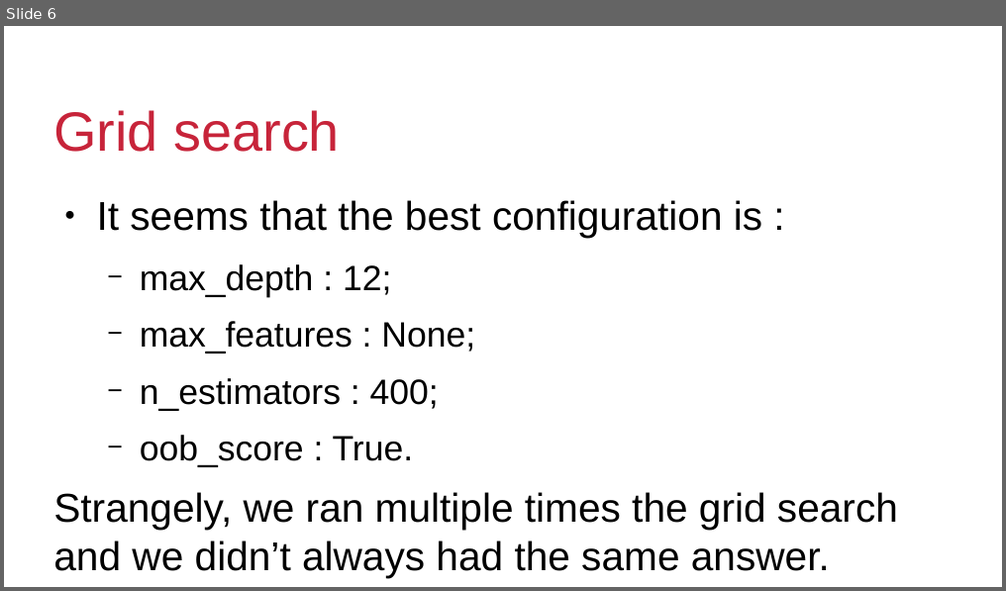
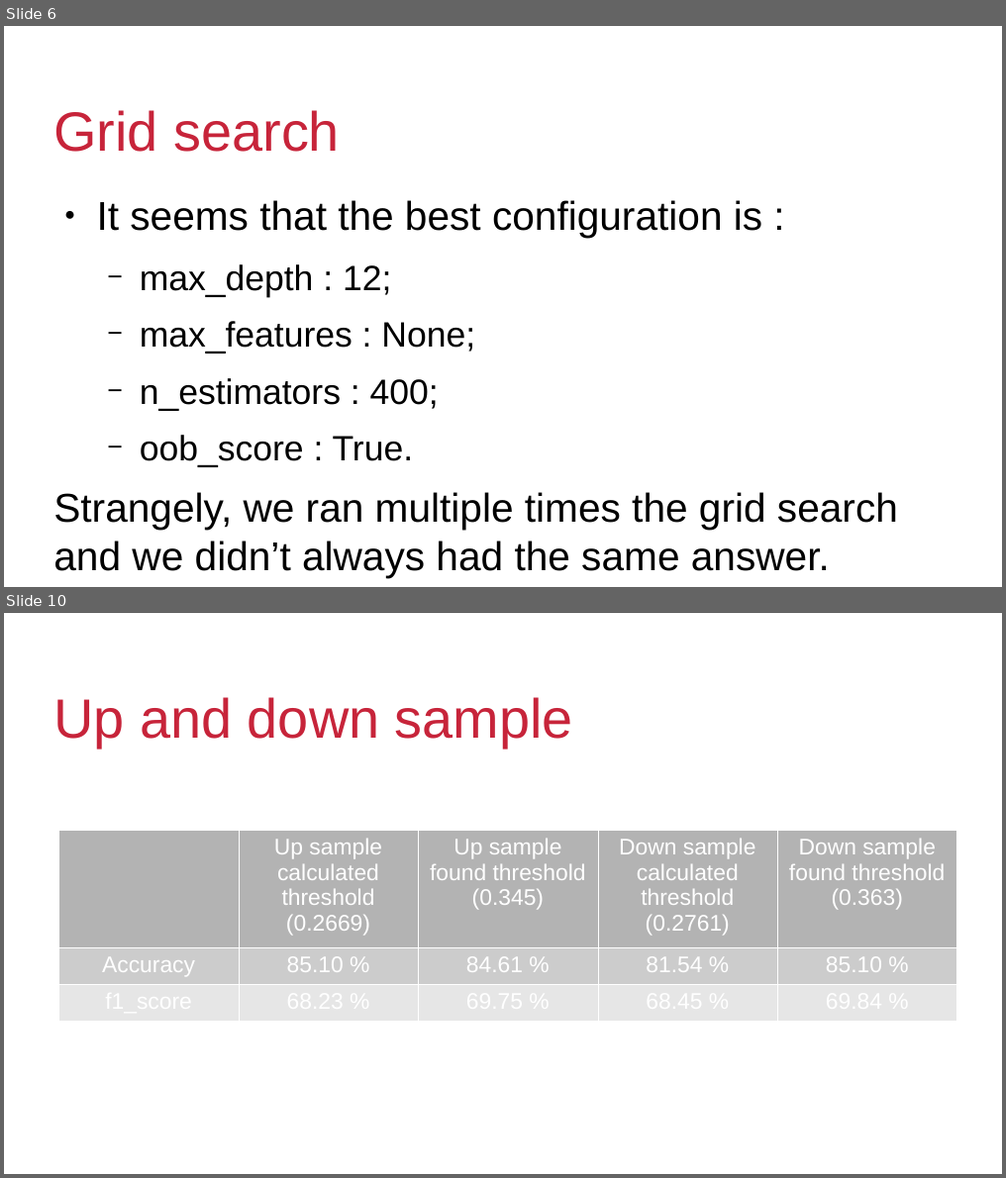
Before and after one commit to EbubekirKocadag/us-income, a slide deck: Presentation.odp. Shown one above the other, each under a label of ours: slide 6 before the commit, slides 6 and 10 after it; the slides between them are not shown. The pictures are 1006x591 and 1006x1178 pixels, drawn with LibreOffice and Linux fonts; fonts in the diff are those of the drawing; background and template pictures are left out. Boxes give left, top, right and bottom in pixels: in the first picture for what was removed or moved away, otherwise in the second. Text is boxed around its words. In the diff, an @@ line names an element or a change of style, - is before the commit and + after.

```diff
--- a/Presentation.odp
+++ b/Presentation.odp
@@ slide 10 added at box(4, 613, 1002, 1174), background #FFFFFF; not listed: 3 template elements that a slide beside it also shows @@
@@ title added at box(54, 697, 573, 748), 44 pt, text #C7243A @@
+Up and down sample
@@ table added at box(59, 831, 956, 1011), 3 rows, 5 columns @@
+ | Up sample calculated threshold / (0.2669) | Up sample found threshold / (0.345) | Down sample calculated threshold / (0.2761) | Down sample found threshold / (0.363)
+Accuracy | 85.10 % | 84.61 % | 81.54 % | 85.10 %
+f1_score | 68.23 % | 69.75 % | 68.45 % | 69.84 %
```
Also in this commit, not shown: 2 slides changed, 2 other slides added, 2 slides removed, 1 other file.
